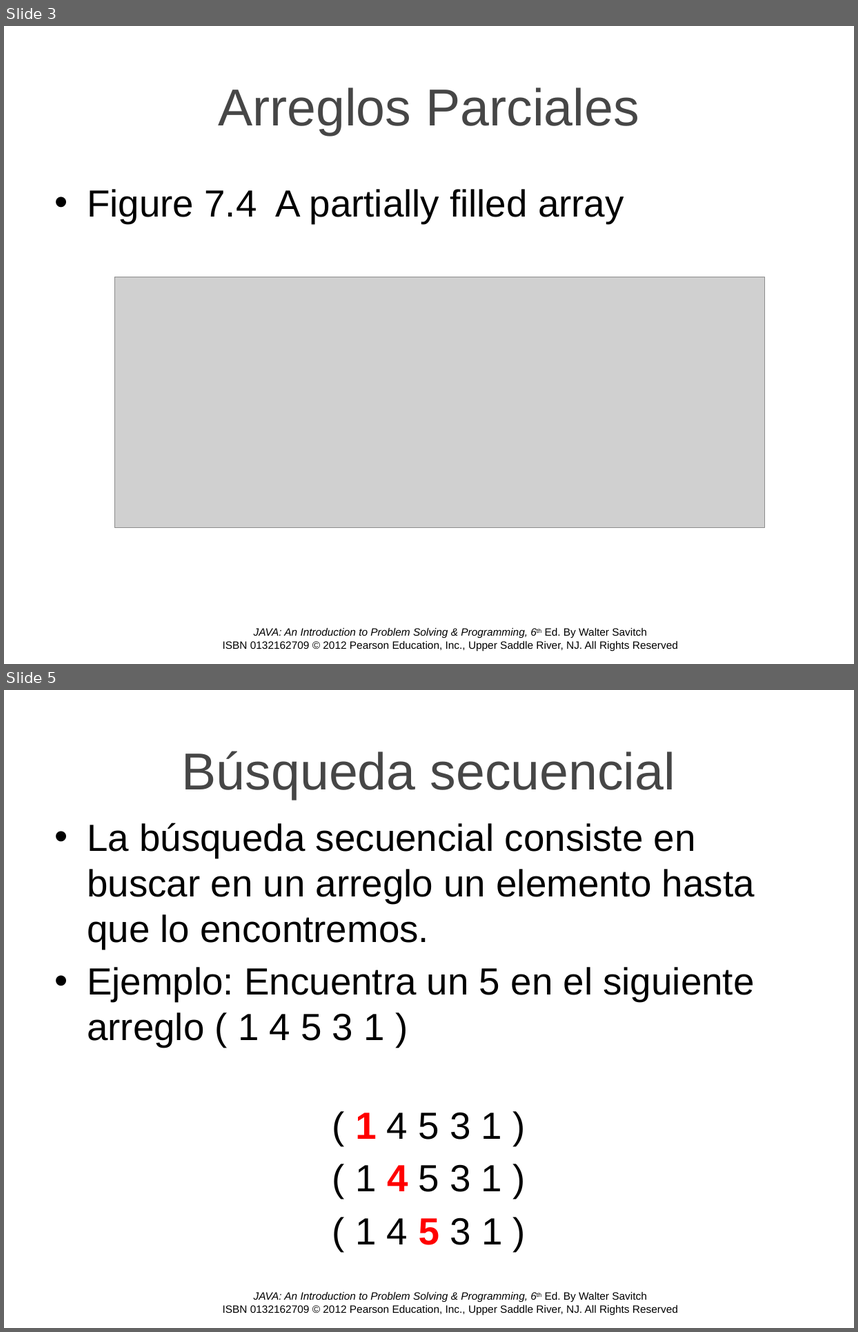
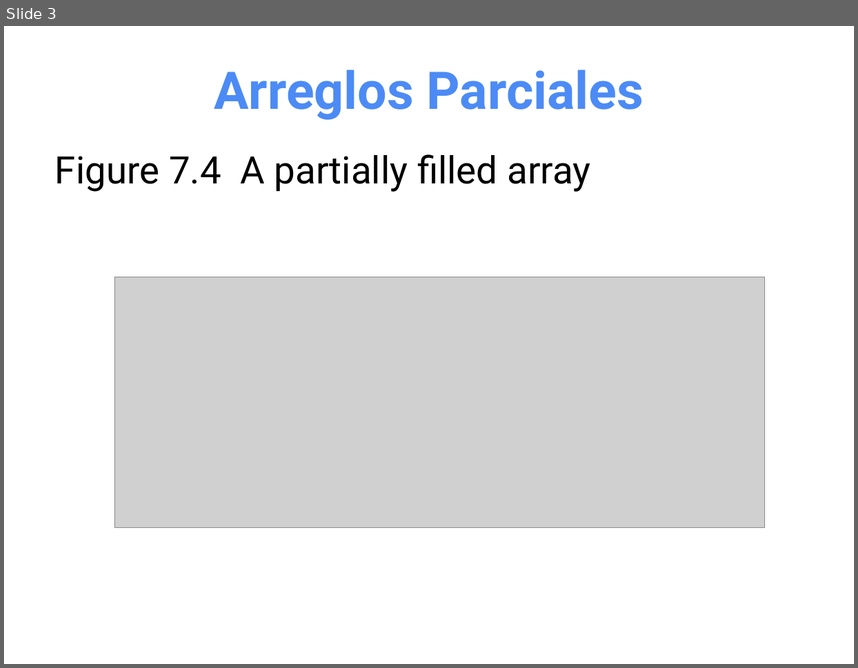
Before and after one commit to OMardil/INFO2, a slide deck: MOD02_Algoritmos_de_ordenamiento_y_busqueda/01 Presentacion/INFO2_MOD2-Ordenamiento_y_Busqueda.pptx. Shown one above the other, each under a label of ours: slides 3 and 5 before the commit, slide 3 after it; the slides between them are not shown. The pictures are 858x1332 and 858x668 pixels, drawn with LibreOffice and Linux fonts; fonts in the diff are those of the drawing; grey boxes stand for pictures; background and template pictures are left out. Boxes give left, top, right and bottom in pixels: in the first picture for what was removed or moved away, otherwise in the second. Text is boxed around its words. In the diff, an @@ line names an element or a change of style, - is before the commit and + after.

```diff
--- a/MOD02_Algoritmos_de_ordenamiento_y_busqueda/01 Presentacion/INFO2_MOD2-Ordenamiento_y_Busqueda.pptx
+++ b/MOD02_Algoritmos_de_ordenamiento_y_busqueda/01 Presentacion/INFO2_MOD2-Ordenamiento_y_Busqueda.pptx
@@ slide 5 removed at [4, 690, 854, 1328], background picture (left out); not listed: 1 template element that a slide beside it also shows @@
@@ title removed at [182, 751, 676, 799] @@
-Búsqueda secuencial
@@ text removed at [87, 822, 755, 1245] @@
-• La búsqueda secuencial consiste en buscar en un arreglo un elemento hasta que lo encontremos.
-• Ejemplo: Encuentra un 5 en el siguiente arreglo ( 1 4 5 3 1 )
-( 1 4 5 3 1 )
-( 1 4 5 3 1 )
-( 1 4 5 3 1 )
@@ slide 3 changed as well @@
@@ title "Arreglos Parciales" at [214, 69, 644, 120]: font Arial to Roboto, text colour #464646 to #4C8BF5, bold on @@
@@ text "Figure 7.4 A partially filled ...": place and size @@
-text "Figure 7.4 A partially filled ..." at [87, 189, 624, 223]
+text "Figure 7.4 A partially filled ..." at [55, 154, 590, 192]
@@ text "Figure 7.4 A partially filled ..." at [55, 154, 590, 192]: font Arial to Roboto; bullet • to none @@
@@ text removed at [223, 627, 678, 650] @@
-JAVA: An Introduction to Problem Solving & Programming, 6th Ed. By Walter Savitch
-ISBN 0132162709 © 2012 Pearson Education, Inc., Upper Saddle River, NJ. All Rights Reserved
```
Also in this commit, not shown: 21 other slides changed, 2 slides added, 1 other file.
